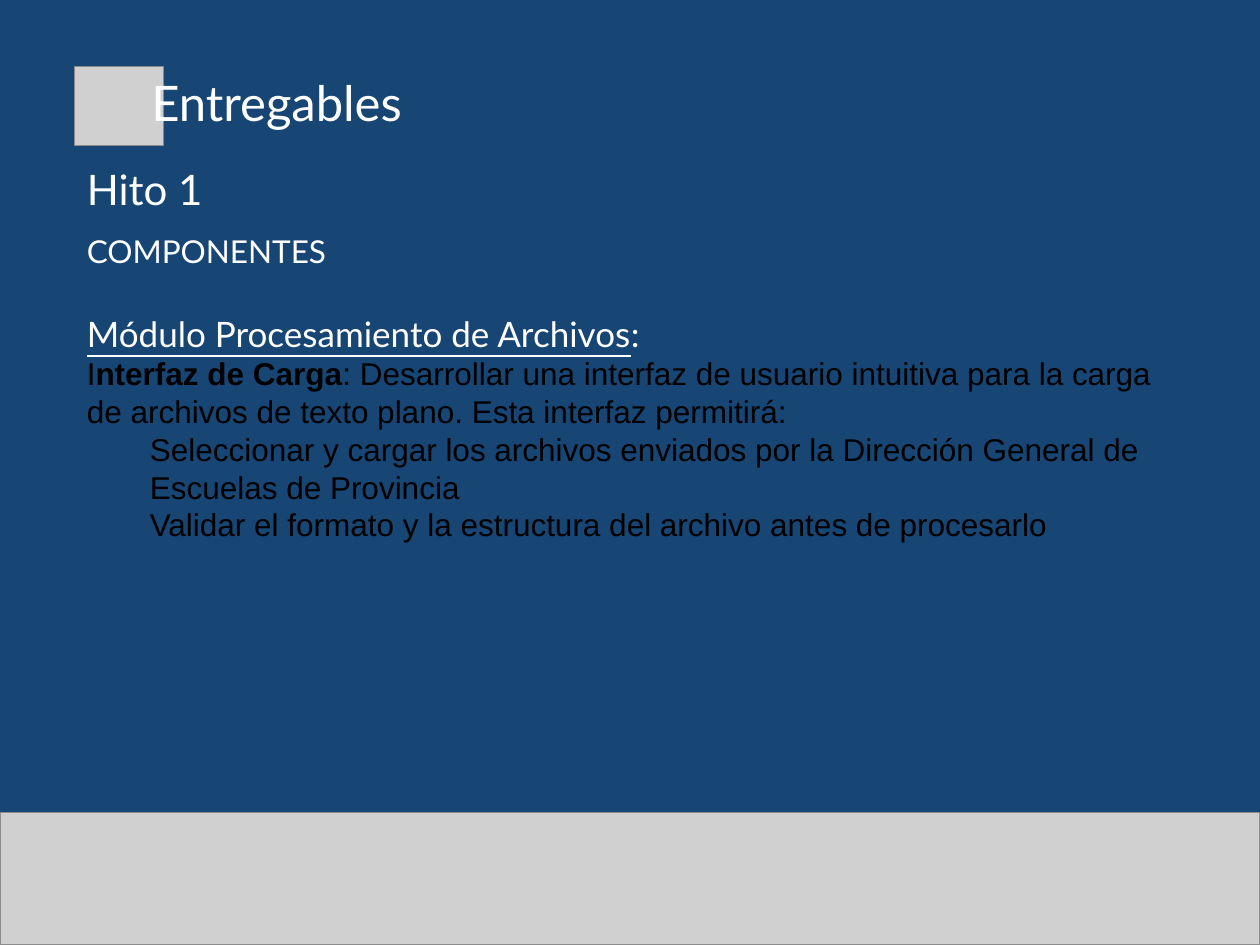
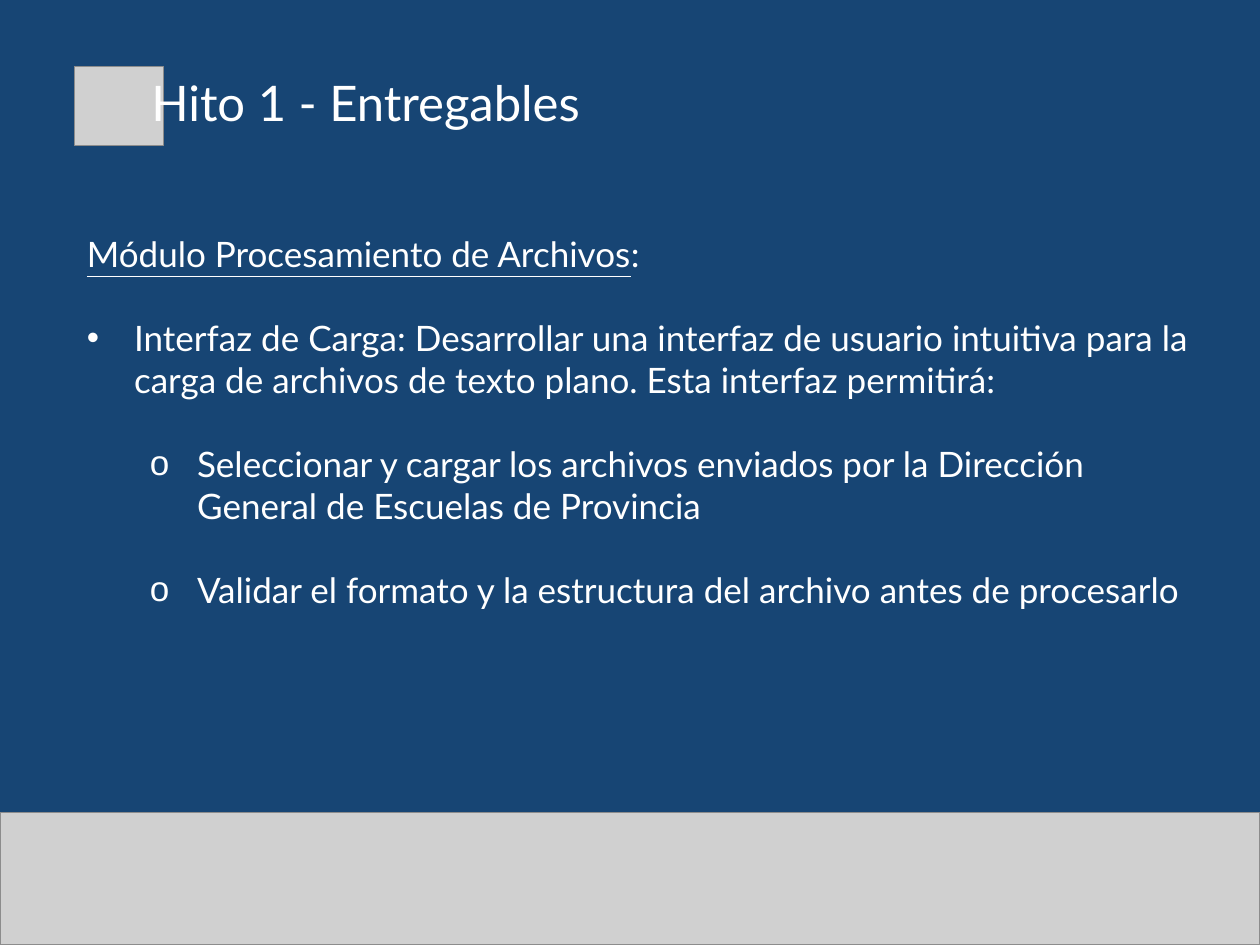
Before and after one commit to gabulopezmdq-ui/Eventia, a slide deck: slide 22 of Documentacion/DocumentacionProyecto/Presentaciones/MEC_Hito1.pptx (slide 6 before the commit). Drawn at 1260x945 pixels with LibreOffice and Linux fonts; fonts in the diff are those of the drawing; grey boxes stand for pictures. Boxes give left, top, right and bottom in pixels: in the first picture for what was removed or moved away, otherwise in the second. Text is boxed around its words. In the diff, an @@ line names an element or a change of style, - is before the commit and + after.

```diff
--- a/Documentacion/DocumentacionProyecto/Presentaciones/MEC_Hito1.pptx
+++ b/Documentacion/DocumentacionProyecto/Presentaciones/MEC_Hito1.pptx
@@ text at <box>151,78,579,131</box>: text changed @@
-Entregables
+Hito 1 - Entregables
@@ text removed at <box>87,174,202,206</box> @@
-Hito 1
@@ text at <box>87,240,326,264</box>: paragraph removed @@
-COMPONENTES
@@ text at <box>134,325,1188,609</box>: size 18 to 20 pt, font Arial to Lato, text colour #000000 to #FFFFFF in "Interfaz de Carga: Desarrollar una interfaz de ...", "Seleccionar y cargar los archivos enviados por ...", "Validar el formato y la estructura del ..."; bold off in "Interfaz de Carga:"; bullet none to •; bullet none to o @@
```
Also in this commit, not shown: 4 other slides changed, 20 slides added.
